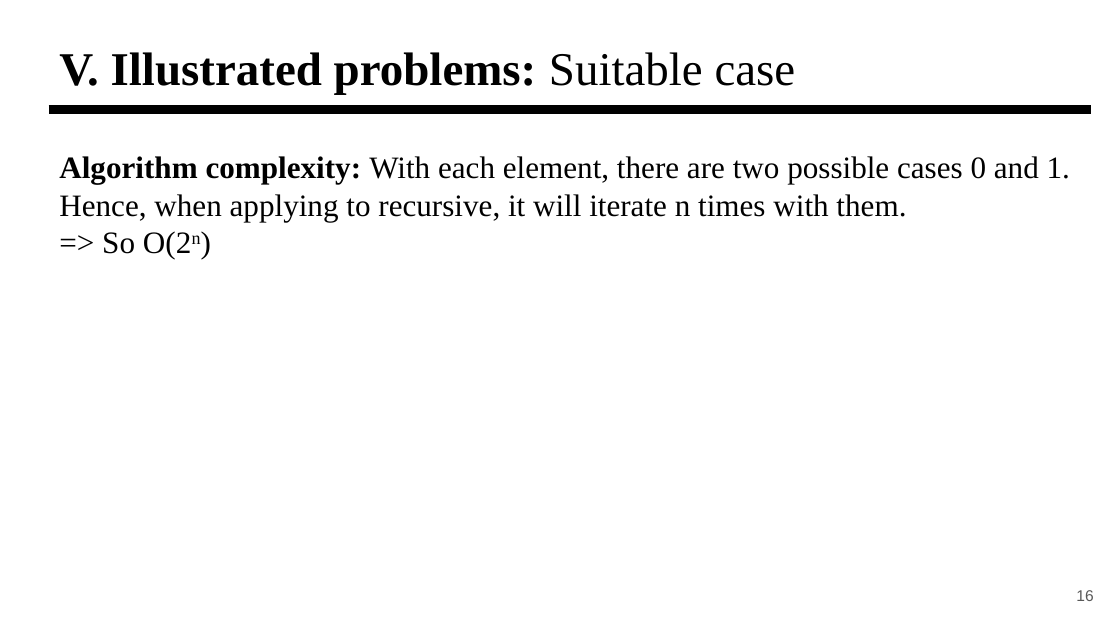
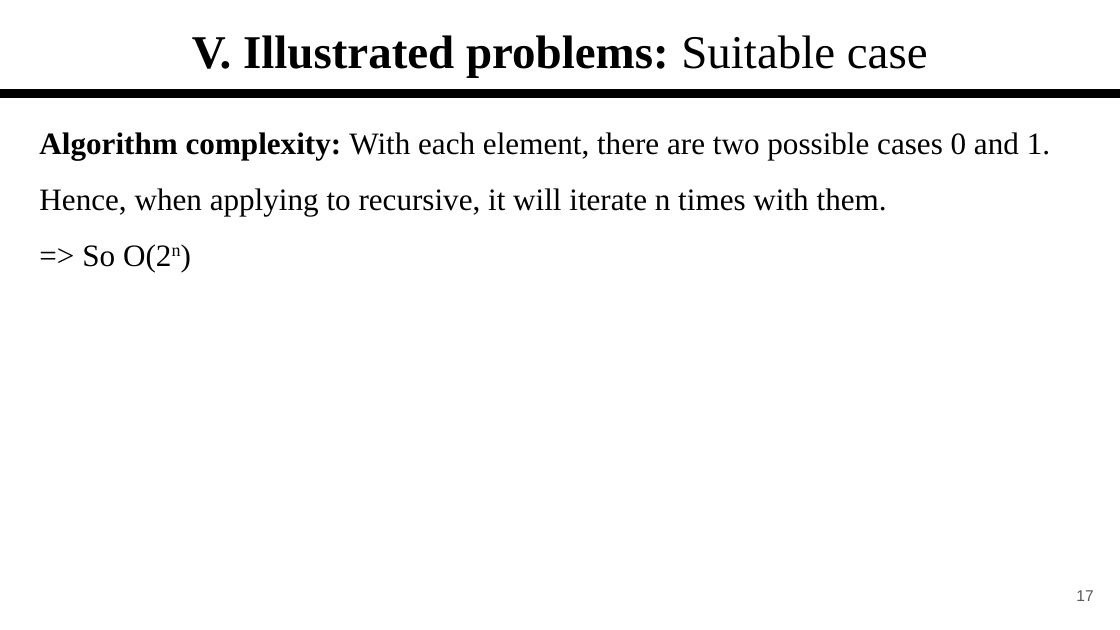
Before and after one commit to ThangDuong59/CS112.L23.KHCL, a slide deck: slide 17 of seminar/CS112-Brute-Force.pptx (slide 16 before the commit). Drawn at 1120x630 pixels with LibreOffice and Linux fonts; fonts in the diff are those of the drawing. Boxes give left, top, right and bottom in pixels: in the first picture for what was removed or moved away, otherwise in the second. Text is boxed around its words. In the diff, an @@ line names an element or a change of style, - is before the commit and + after.

```diff
--- a/seminar/CS112-Brute-Force.pptx
+++ b/seminar/CS112-Brute-Force.pptx
@@ title "V. Illustrated problems: Suitable case": place and size @@
-title "V. Illustrated problems: Suitable case" at (59,52,796,94)
+title "V. Illustrated problems: Suitable case" at (192,35,928,78)
@@ title "V. Illustrated problems: Suitable case" at (192,35,928,78): alignment left to centre @@
@@ line moved from (48, 110) - (1092, 110) to (0, 93) - (1120, 93) @@
@@ text "Algorithm complexity: With each element, ...": place and size @@
-text "Algorithm complexity: With each element, ..." at (59,156,1070,259)
+text "Algorithm complexity: With each element, ..." at (39,132,1050,272)
@@ text "Algorithm complexity: With each element, ..." at (39,132,1050,272): line spacing 1 to 1.5 @@
@@ page number at (1076,590,1093,601): text changed @@
-16
+17
```
Also in this commit, not shown: 22 other slides changed, 1 slide added.
